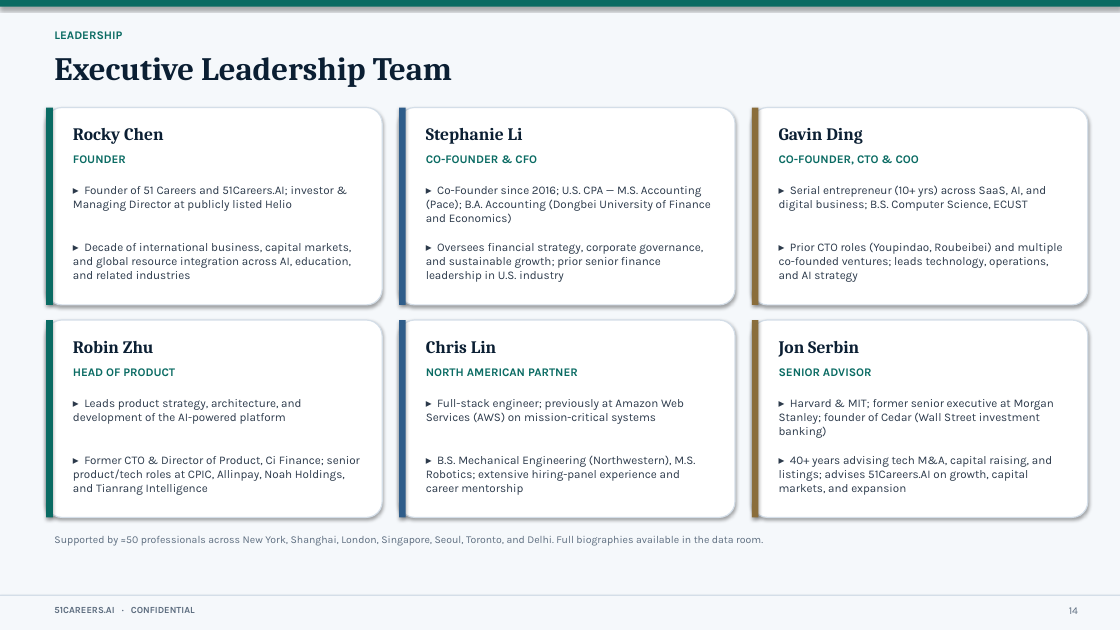
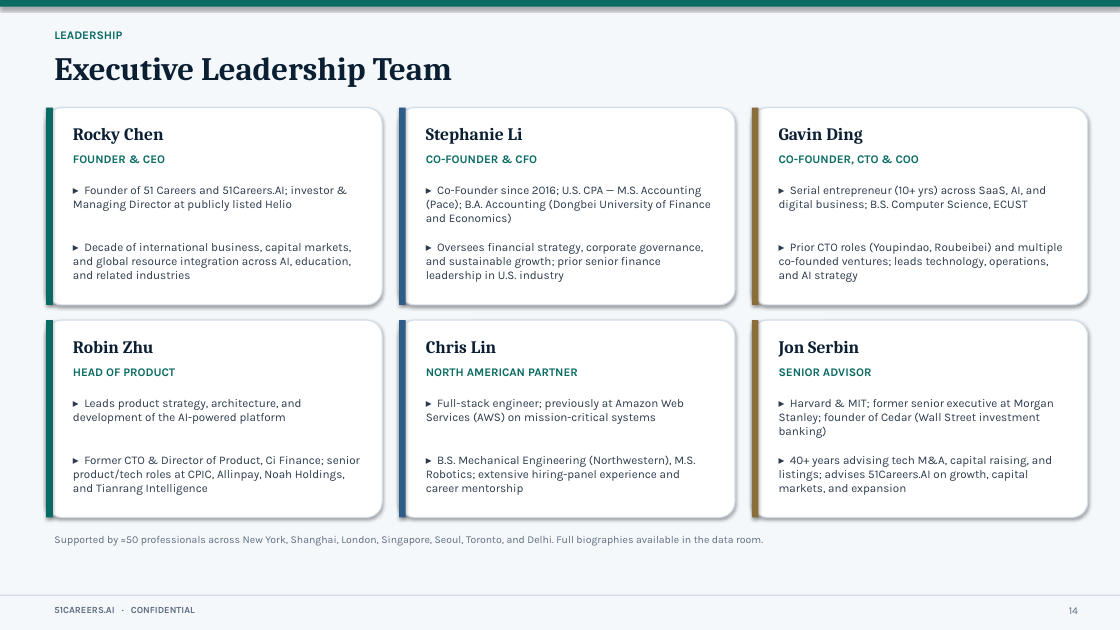
Before and after one commit to anthonyleedu/anthonyleedu, a slide deck: slide 14 of 51Careers_AI_Investor_Presentation.pptx. Drawn at 1120x630 pixels with LibreOffice and Linux fonts; fonts in the diff are those of the drawing. Boxes give left, top, right and bottom in pixels: in the first picture for what was removed or moved away, otherwise in the second. Text is boxed around its words. In the diff, an @@ line names an element or a change of style, - is before the commit and + after.

```diff
--- a/51Careers_AI_Investor_Presentation.pptx
+++ b/51Careers_AI_Investor_Presentation.pptx
@@ text at [73, 155, 165, 163]: text changed @@
-FOUNDER
+FOUNDER & CEO
```
Also in this commit, not shown: 11 other slides changed, 1 slide added, 1 slide removed, 1 other file.
